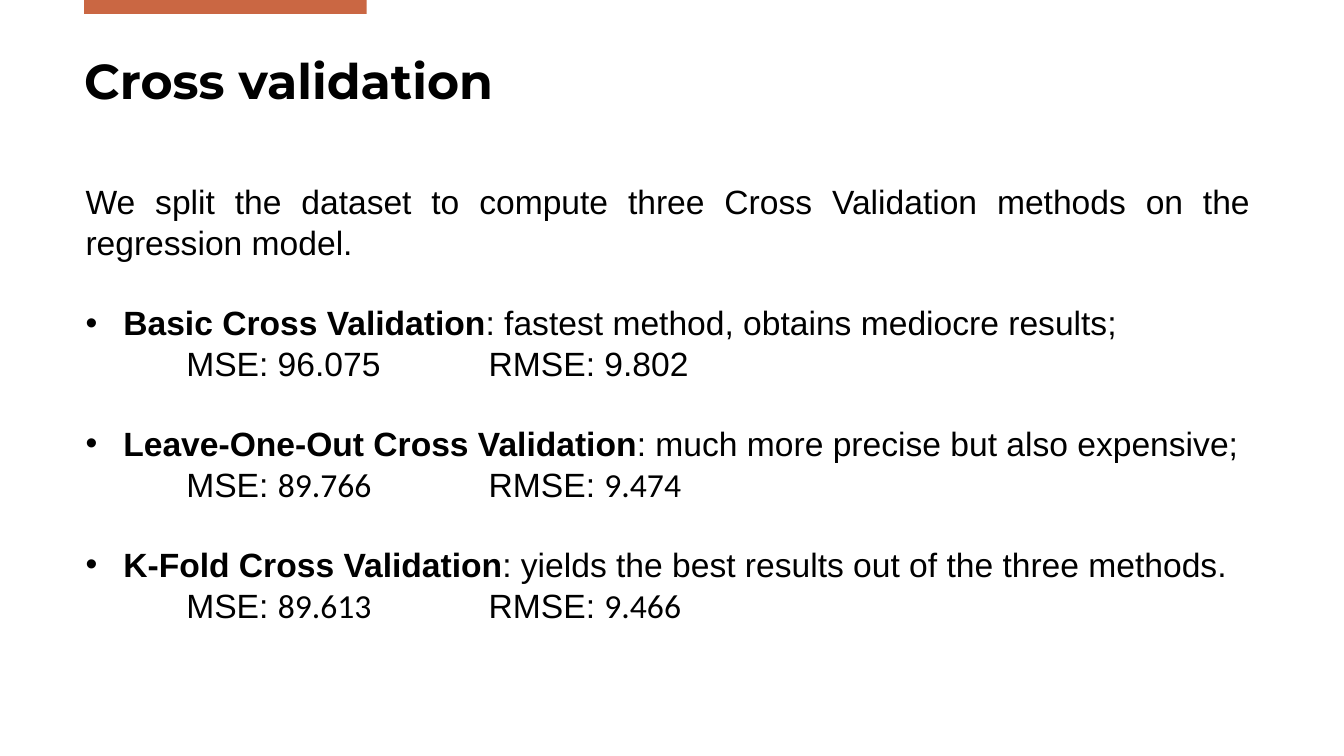
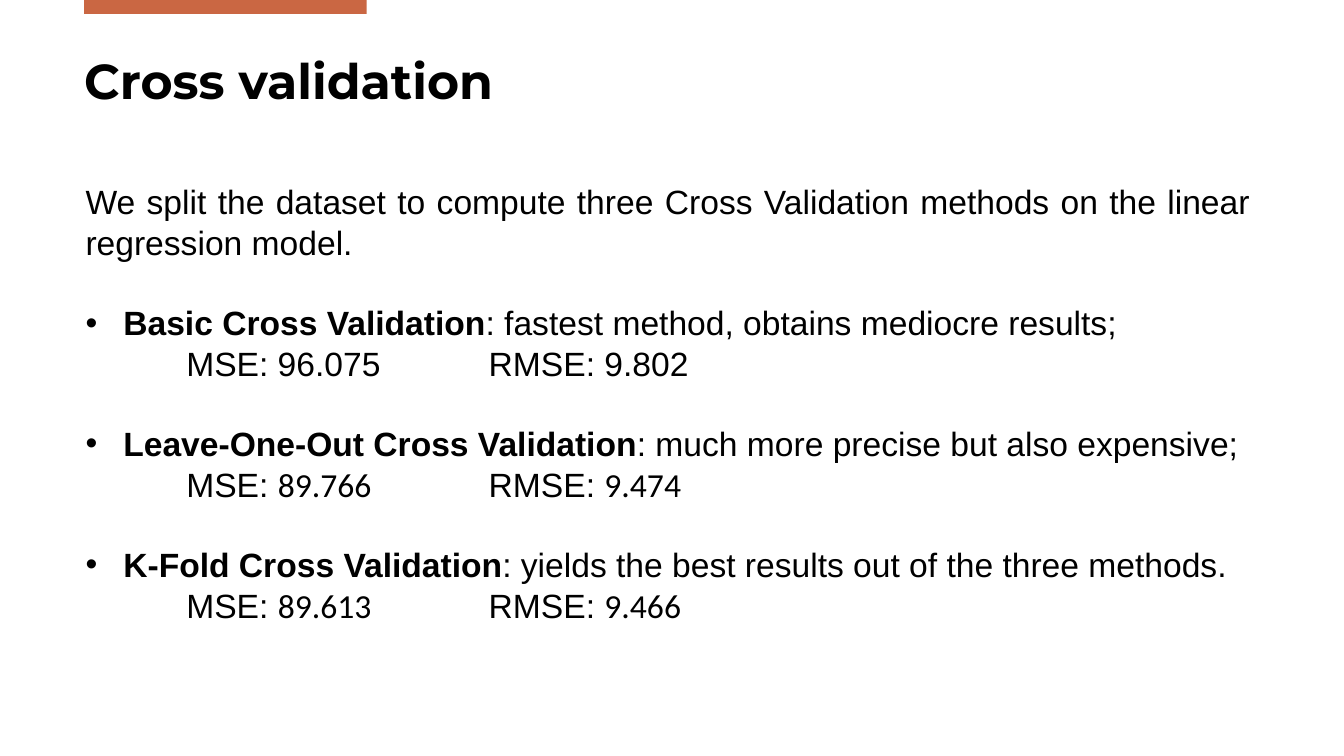
Before and after one commit to DanieleGotti/Food_Delivery_Time_Prediction, a slide deck: slide 25 of Presentazione_Gotti_Mazzoleni.pptx. Drawn at 1344x756 pixels with LibreOffice and Linux fonts; fonts in the diff are those of the drawing; background and template pictures are left out. Boxes give left, top, right and bottom in pixels: in the first picture for what was removed or moved away, otherwise in the second. Text is boxed around its words. In the diff, an @@ line names an element or a change of style, - is before the commit and + after.

```diff
--- a/Presentazione_Gotti_Mazzoleni.pptx
+++ b/Presentazione_Gotti_Mazzoleni.pptx
@@ text at (86, 189, 1249, 262): text changed @@
-We split the dataset to compute three Cross Validation methods on the regression model.
+We split the dataset to compute three Cross Validation methods on the linear regression model.
```
Also in this commit, not shown: 2 other slides changed, 1 slide added, 1 other file.
